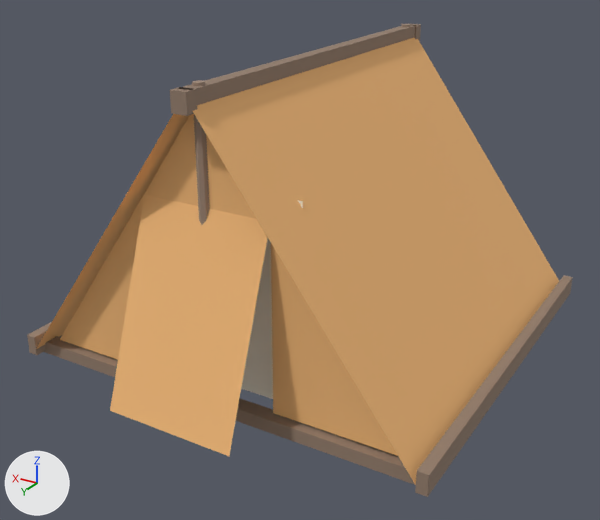
The Blender file camping-assets/camping/tent.blend: old version first, new version second.
Before and after are seen from a 50 mm lens placed at (-3.11, 5.49, 3.29), pointed at (-0.02, 0.36, 0.72). Arrows for +X, +Y and +Z are at lower left; the lights stay in place. The picture after the commit comes second.

The first picture shows 'Tent_Body', 'Tent_Flap', 'Tent_Inner', 'Tent_Poles'.
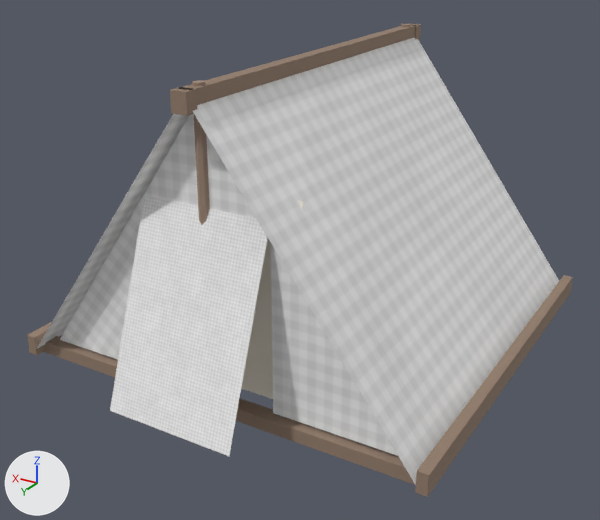
Where the change shows, as pixel boxes (x1, y1, x2, y2) in the pictures (600 x 520 px):
'Tent_Body', surface changed (orange to grey): (33, 35, 562, 487) in both
'Tent_Flap', surface changed (lighter): (110, 194, 268, 456) in both

Edits to the bpy script that builds the scene:
```text
Add img_canvas_albedo_png:
    img_canvas_albedo_png = load_image('canvas_albedo.png', '../textures/canvas_albedo.png', 512, 512, 'sRGB')
Add img_canvas_rough_png:
    img_canvas_rough_png = load_image('canvas_rough.png', '../textures/canvas_rough.png', 256, 256, 'Non-Color')
Change mat_m_tentorange:
    where n0 = _N.new('ShaderNodeBsdfPrincipled'); n0.name = 'Principled BSDF'
    remove n0.inputs[0].default_value = (0.878, 0.478, 0.184, 1.0)  # 'Base Color', orange #f1b877
    remove n0.inputs[2].default_value = 0.9  # 'Roughness'
    add n2 = _N.new('ShaderNodeTexImage'); n2.name = 'Image Texture'
    add n2.image = img_canvas_albedo_png
    add n3 = _N.new('ShaderNodeTexImage'); n3.name = 'Image Texture.001'
    add n3.image = img_canvas_rough_png
    add _L.new(n2.outputs[0], n0.inputs[0])  # 'Color' to 'Base Color'
    add _L.new(n3.outputs[0], n0.inputs[2])  # 'Color' to 'Roughness'
```
